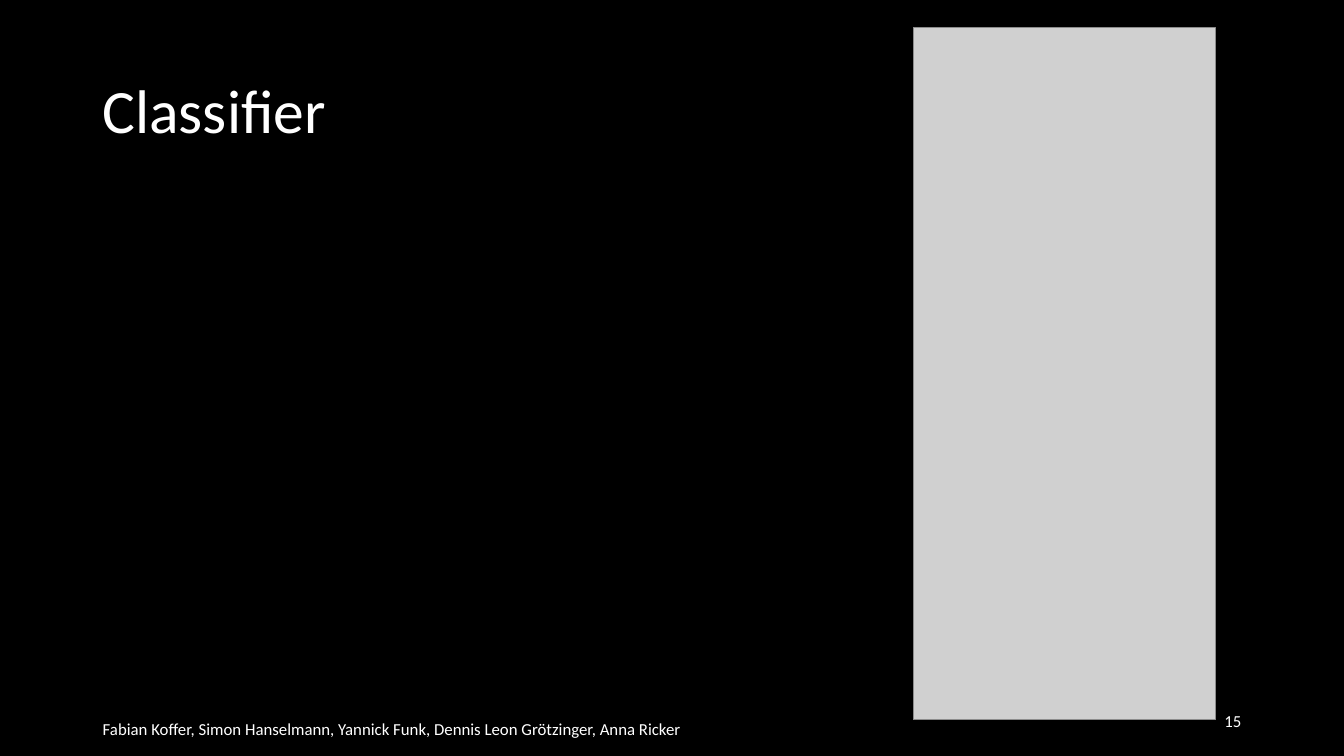
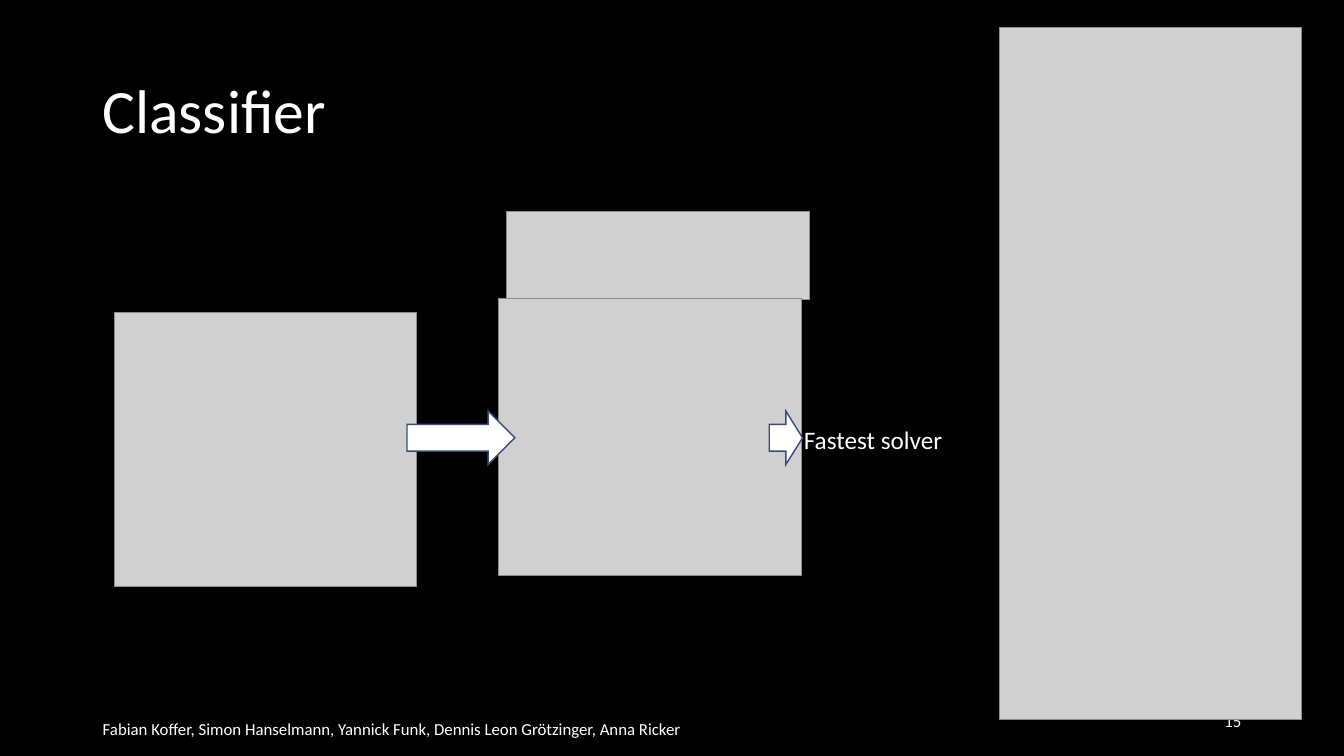
Before and after one commit to TheSlimvReal/PSE---LA-meets-ML, a slide deck: slide 15 of Final Presentation/La meets ML.pptx. Drawn at 1344x756 pixels with LibreOffice and Linux fonts; fonts in the diff are those of the drawing; grey boxes stand for pictures. Boxes give left, top, right and bottom in pixels: in the first picture for what was removed or moved away, otherwise in the second. Text is boxed around its words. In the diff, an @@ line names an element or a change of style, - is before the commit and + after.

```diff
--- a/Final Presentation/La meets ML.pptx
+++ b/Final Presentation/La meets ML.pptx
@@ picture moved from (x1=913, y1=27, x2=1216, y2=720) to (x1=999, y1=27, x2=1302, y2=720) @@
@@ picture added at (x1=507, y1=212, x2=810, y2=299) @@
@@ picture added at (x1=499, y1=298, x2=802, y2=575) @@
@@ picture added at (x1=115, y1=313, x2=417, y2=587) @@
@@ right arrow added at (x1=407, y1=411, x2=515, y2=465), fill #FFFFFF, outline #374B7F 1 pt @@
@@ right arrow added at (x1=769, y1=411, x2=803, y2=465), fill #FFFFFF, outline #374B7F 1 pt @@
@@ text added at (x1=804, y1=431, x2=942, y2=450), 18 pt, text #FFFFFF @@
+Fastest solver
```
Also in this commit, not shown: 1 other slide changed.
